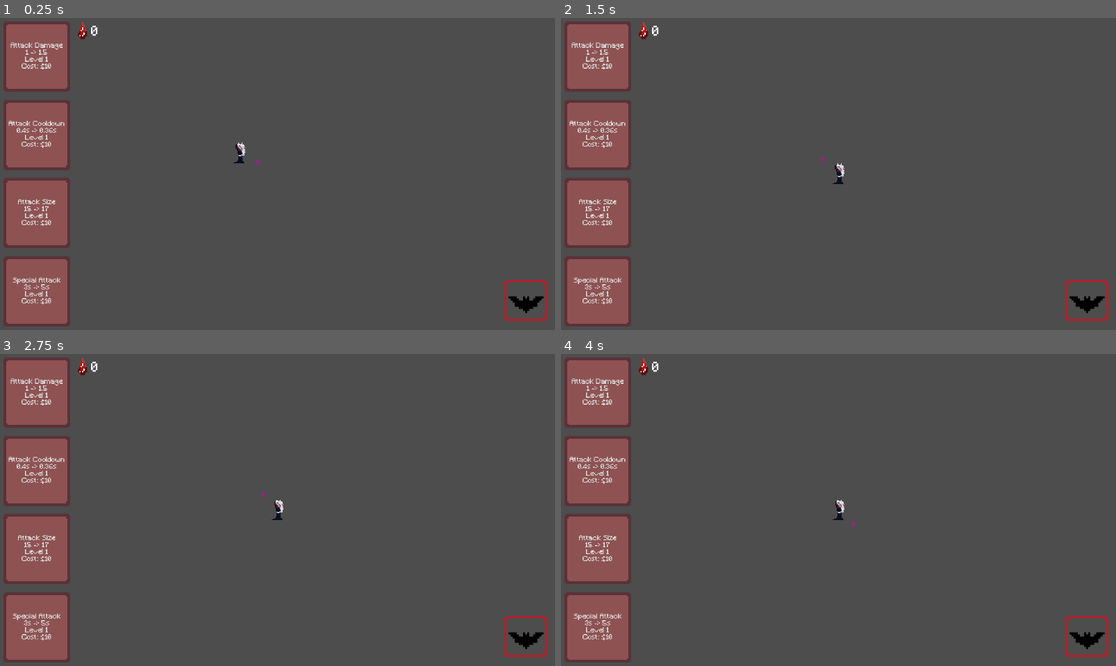
Above: before the commit, frames 1-4 (two rows, left to right).
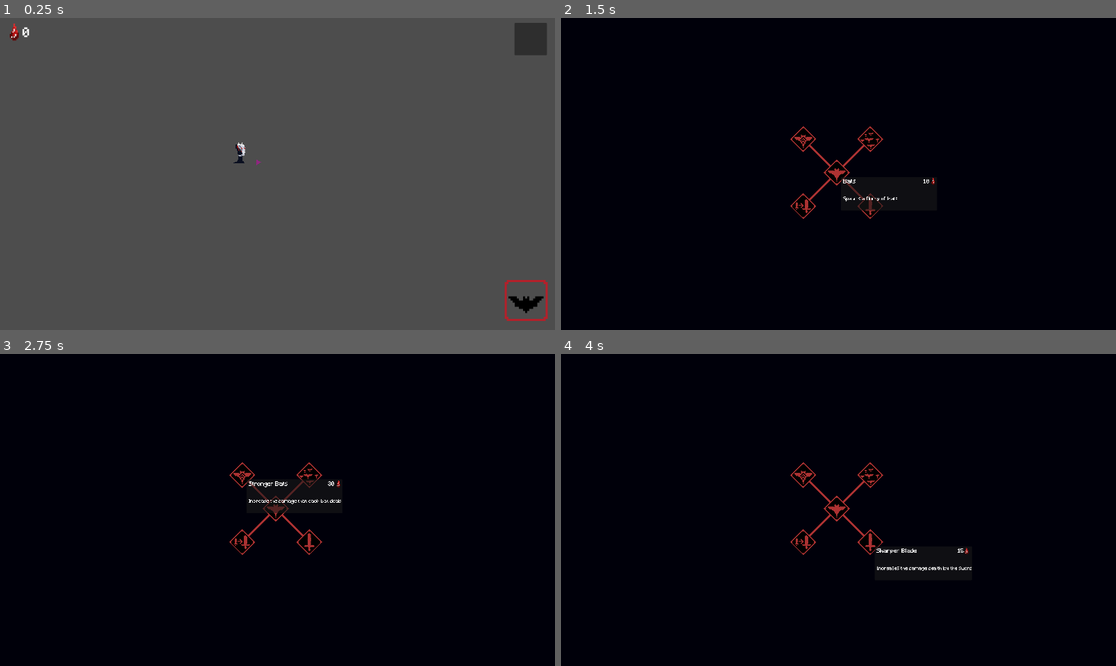
Above: after the commit, the same moments.

Repository: PonderingLoaf/gmtk2026
Game: Godot game, scene res://scenes/game.tscn
Two runs of this game, one before a commit and one after it. Both use one fixed random seed, a clock stepped at 60 frames per second and the inputs below. This scene is started directly instead of the project's main scene.
Inputs (mouse positions are in pixels of both pictures, inside the frame that each line leads up to):
- Up to frame 1 (0.25 s): no input
- Up to frame 2 (1.5 s): click (1093, 39) at 0.52 s; click (838, 174) at 1.27 s
- Up to frame 3 (2.75 s): click (244, 475) at 2.02 s
- Up to frame 4 (4 s): click (871, 475) at 2.77 s; click (871, 541) at 3.52 s

The runs differ from the first frame. In frame 1, 11% of the frame differs, in the area x 0-99%, y 1-99%; in frame 2, 100%, in the area x 0-100%, y 0-100%; in frame 3, 100%; in frame 4, 100%.

Commit message:
skill tree is coming along nicely

Diff:
--- a/line_drawer.gd
+++ b/line_drawer.gd
@@ -1,30 +1,12 @@
-# skill_tree_line_drawer.gd (Attach to the parent node of your SkillNodes)
 extends Control
 
-func _ready() -> void:
-	# Wait one frame so Godot can finish sizing and placing the UI buttons
-	await get_tree().process_frame
-	queue_redraw()
+func update_all_skill_visuals() -> void:
+	_update_nodes_recursive(self)
 
-func _draw() -> void:
-	# Loop through all the skill buttons inside this parent node
-	for child in get_children():
-		if child is SkillNode and child.data:
-			# Look at each requirement for this specific skill
-			for req in child.data.requirements:
-				var parent_node = find_node_by_data(req)
+func _update_nodes_recursive(current_node: Node) -> void:
+	for child in current_node.get_children():
+		if child is SkillNode:
+			child.update_visuals()
 
-				if parent_node:
-					# Calculate centers using LOCAL position, not global_position
-					var start_pos = parent_node.position + (parent_node.size / 2)
-					var end_pos = child.position + (child.size / 2)
-
-					# Draw the line (Line thickness: 5.0)
-					draw_line(start_pos, end_pos, Color.DARK_GRAY, 5.0)
-
-# Helper function to find which UI button holds the target SkillData resource
-func find_node_by_data(target_data: SkillData) -> SkillNode:
-	for child in get_children():
-		if child is SkillNode and child.data == target_data:
-			return child
-	return null
+		if child.get_child_count() > 0:
+			_update_nodes_recursive(child)
--- a/project.godot
+++ b/project.godot
@@ -11,7 +11,7 @@
 [application]
 
 config/name="GMTK Game Jam 2026"
-run/main_scene="uid://byuv1ihi4ap8r"
+run/main_scene="uid://dhahk1ml5u3qh"
 config/features=PackedStringArray("4.7", "Forward Plus")
 config/icon="res://icon.svg"
 
@@ -70,6 +70,12 @@
 , Object(InputEventMouseButton,"resource_local_to_scene":false,"resource_name":"","device":-1,"window_id":0,"alt_presse …(244 unchanged characters)…
 ]
 }
+skill_tree={
+"deadzone": 0.2,
+"events": [Object(InputEventKey,"resource_local_to_scene":false,"resource_name":"","device":-1,"window_id":0,"alt_pressed":false,"shift_pressed":false,"ctrl_pressed":false,"meta_pressed":false,"pressed":false,"keycode":0,"physical_keycode":4194306,"key_label":0,"unicode":0,"location":0,"echo":false,"script":null)
+, Object(InputEventMouseButton,"resource_local_to_scene":false,"resource_name":"","device":-1,"window_id":0,"alt_pressed":false,"shift_pressed":false,"ctrl_pressed":false,"meta_pressed":false,"button_mask":0,"position":Vector2(0, 0),"global_position":Vector2(0, 0),"factor":1.0,"button_index":3,"canceled":false,"pressed":false,"double_click":false,"script":null)
+]
+}
 
 [physics]
 
--- a/scenes/game.tscn
+++ b/scenes/game.tscn
@@ -4,14 +4,11 @@
 [ext_resource type="PackedScene" uid="uid://d2x5x3oyffn21" path="res://scenes/special.tscn" id="2_u5sy4"]
 [ext_resource type="Script" uid="uid://dwcqhipe7qn6a" path="res://scripts/enemy_spawner.gd" id="3_lnu2h"]
 [ext_resource type="FontFile" uid="uid://dyv81mk2dmo4t" path="res://assets/Minecraft.ttf" id="4_kvpfn"]
-[ext_resource type="PackedScene" uid="uid://do6tkw0jytr5m" path="res://scenes/styled_button.tscn" id="5_iywne"]
-[ext_resource type="Script" uid="uid://cp1nlg4n3sjq2" path="res://scripts/attack_cooldown_button.gd" id="5_p57ef"]
-[ext_resource type="Script" uid="uid://f3lualh11goo" path="res://scripts/attack_damage_button.gd" id="6_0tnpc"]
-[ext_resource type="Script" uid="uid://n0i8h802liv2" path="res://scripts/attack_range_button.gd" id="6_p57ef"]
 [ext_resource type="Script" uid="uid://c3eivsdsqpa1b" path="res://scripts/camera_controller.gd" id="8_gee14"]
-[ext_resource type="Script" uid="uid://c34gji3bv435p" path="res://scripts/special_attack_button.gd" id="9_dinhu"]
 [ext_resource type="Texture2D" uid="uid://dmskavrcl8fi6" path="res://assets/blood.png" id="11_kvuet"]
+[ext_resource type="Script" uid="uid://b5gdm6gidovj4" path="res://scenes/toggle_skill_tree.gd" id="13_ir15t"]
 [ext_resource type="Texture2D" uid="uid://b0icxoiwj7fdd" path="res://assets/special-cooldown-spritesheet.png" id="13_kvuet"]
+[ext_resource type="PackedScene" uid="uid://byuv1ihi4ap8r" path="res://skill_tree.tscn" id="13_trtic"]
 
 [sub_resource type="AtlasTexture" id="AtlasTexture_trtic"]
 atlas = ExtResource("13_kvuet")
@@ -140,6 +137,9 @@
 "speed": 1.0
 }]
 
+[sub_resource type="StyleBoxFlat" id="StyleBoxFlat_trtic"]
+bg_color = Color(0, 0, 0.039215688, 1)
+
 [node name="Game" type="Node2D" unique_id=195425760]
 
 [node name="Dracula" parent="." unique_id=914330343 instance=ExtResource("1_uwrxv")]
@@ -160,88 +160,18 @@
 wait_time = 8.0
 autostart = true
 
-[node name="GridContainer" type="GridContainer" parent="Camera2D" unique_id=537651613]
-anchors_preset = 10
-anchor_right = 1.0
-offset_right = 255.99997
-offset_bottom = 1080.0
-grow_horizontal = 2
-size_flags_horizontal = 3
-size_flags_vertical = 3
-offset_transform_enabled = true
-
-[node name="MarginContainer" type="MarginContainer" parent="Camera2D/GridContainer" unique_id=1288087678]
-layout_mode = 2
-size_flags_horizontal = 3
-size_flags_vertical = 3
-theme_override_constants/margin_left = 12
-theme_override_constants/margin_top = 12
-theme_override_constants/margin_right = 12
-theme_override_constants/margin_bottom = 12
-
-[node name="Damage" parent="Camera2D/GridContainer/MarginContainer" unique_id=1227806314 instance=ExtResource("5_iywne")]
-layout_mode = 2
-size_flags_horizontal = 3
-size_flags_vertical = 3
-script = ExtResource("6_0tnpc")
-
-[node name="MarginContainer2" type="MarginContainer" parent="Camera2D/GridContainer" unique_id=431745801]
-layout_mode = 2
-size_flags_horizontal = 3
-size_flags_vertical = 3
-theme_override_constants/margin_left = 12
-theme_override_constants/margin_top = 12
-theme_override_constants/margin_right = 12
-theme_override_constants/margin_bottom = 12
-
-[node name="Cooldown" parent="Camera2D/GridContainer/MarginContainer2" unique_id=419780624 instance=ExtResource("5_iywne")]
-layout_mode = 2
-size_flags_horizontal = 3
-size_flags_vertical = 3
-script = ExtResource("5_p57ef")
-
-[node name="MarginContainer3" type="MarginContainer" parent="Camera2D/GridContainer" unique_id=1115023914]
-layout_mode = 2
-size_flags_horizontal = 3
-size_flags_vertical = 3
-theme_override_constants/margin_left = 12
-theme_override_constants/margin_top = 12
-theme_override_constants/margin_right = 12
-theme_override_constants/margin_bottom = 12
-
-[node name="Ranged" parent="Camera2D/GridContainer/MarginContainer3" unique_id=1958966978 instance=ExtResource("5_iywne")]
-layout_mode = 2
-size_flags_horizontal = 3
-size_flags_vertical = 3
-script = ExtResource("6_p57ef")
-
-[node name="MarginContainer4" type="MarginContainer" parent="Camera2D/GridContainer" unique_id=1861578805]
-layout_mode = 2
-size_flags_horizontal = 3
-size_flags_vertical = 3
-theme_override_constants/margin_left = 12
-theme_override_constants/margin_top = 12
-theme_override_constants/margin_right = 12
-theme_override_constants/margin_bottom = 12
-
-[node name="Special" parent="Camera2D/GridContainer/MarginContainer4" unique_id=1713024301 instance=ExtResource("5_iywne")]
-layout_mode = 2
-size_flags_horizontal = 3
-size_flags_vertical = 3
-script = ExtResource("9_dinhu")
-
 [node name="Label" type="Label" parent="Camera2D" unique_id=944597020]
 anchors_preset = -1
-offset_left = 314.0
-offset_top = 27.0
-offset_right = 464.0
-offset_bottom = 73.0
+offset_left = 77.75
+offset_top = 31.750004
+offset_right = 227.75
+offset_bottom = 77.75
 theme_override_fonts/font = ExtResource("4_kvpfn")
 theme_override_font_sizes/font_size = 45
 text = "0"
 
 [node name="Blood" type="Sprite2D" parent="Camera2D" unique_id=969161753]
-position = Vector2(288, 46)
+position = Vector2(51.75, 50.750004)
 scale = Vector2(4.4687505, 4.4687505)
 texture = ExtResource("11_kvuet")
 
@@ -255,8 +185,25 @@
 wait_time = 16.0
 one_shot = true
 
+[node name="Panel" type="Panel" parent="Camera2D" unique_id=888299556]
+process_mode = 3
+visible = false
+z_index = 500
+offset_right = 1920.0
+offset_bottom = 1080.0
+theme_override_styles/panel = SubResource("StyleBoxFlat_trtic")
+script = ExtResource("13_ir15t")
+
+[node name="SkillTree" parent="Camera2D/Panel" unique_id=798146474 instance=ExtResource("13_trtic")]
+z_index = 1000
+layout_mode = 1
+
+[node name="Button" type="Button" parent="Camera2D" unique_id=223213088]
+process_mode = 3
+offset_left = 1780.0
+offset_top = 17.0
+offset_right = 1892.0
+offset_bottom = 129.0
+
 [connection signal="timeout" from="Camera2D/GameManager/Timer" to="Camera2D/GameManager" method="_on_timer_timeout"]
-[connection signal="pressed" from="Camera2D/GridContainer/MarginContainer/Damage" to="Camera2D/GridContainer/MarginContainer/Damage" method="_on_pressed"]
-[connection signal="pressed" from="Camera2D/GridContainer/MarginContainer2/Cooldown" to="Camera2D/GridContainer/MarginContainer2/Cooldown" method="_on_pressed"]
-[connection signal="pressed" from="Camera2D/GridContainer/MarginContainer3/Ranged" to="Camera2D/GridContainer/MarginContainer3/Ranged" method="_on_pressed"]
-[connection signal="pressed" from="Camera2D/GridContainer/MarginContainer4/Special" to="Camera2D/GridContainer/MarginContainer4/Special" method="_on_pressed"]
+[connection signal="pressed" from="Camera2D/Button" to="Camera2D/Panel" method="_on_button_pressed"]
--- /dev/null
+++ b/scenes/toggle_skill_tree.gd
@@ -0,0 +1,20 @@
+extends Panel
+@onready var skill_tree: Control = $SkillTree
+
+func _ready() -> void:
+	hide()
+
+func _input(event: InputEvent) -> void:
+	if event.is_action_pressed("skill_tree"):
+		toggle()
+
+
+func _on_button_pressed() -> void:
+	toggle()
+
+func toggle():
+	print("Pausing")
+	var paused = get_tree().paused
+	visible = not paused
+	get_tree().paused = not paused
+	skill_tree.update_all_skill_visuals()
--- a/scripts/attack_cooldown_button.gd
+++ /dev/null
@@ -1,24 +0,0 @@
-extends Button
-
-@onready var game_manager: Node = %GameManager
-@onready var dracula: CharacterBody2D = %Dracula
-
-var cooldowns = [0.4, 0.36, 0.32, 0.29, 0.26, 0.23, 0.2, 0.18, 0.16, 0.14]
-var costs = [10, 25, 50, 100, 200, 300, 450, 750]
-var level = 0
-
-func _ready() -> void:
-	update()
-
-# Reformats the button display
-func update():
-	text = "Attack Cooldown\n" + str(cooldowns[level]) + "s -> " + str(cooldowns[level + 1]) + "s\nLevel " + str(level + 1) + "\nCost: $" + str(costs[level])
-
-func _on_pressed() -> void:
-	if game_manager.score >= costs[level]: # checks if you can afford the upgrade
-		game_manager.score -= costs[level]
-		game_manager.update_label() # update the blood display
-		level += 1
-		dracula.attack_cooldown = cooldowns[level] # updates dracula's attack cooldown
-		dracula.update_cooldown_timer() # updates dracula's timer node to the new cooldown time
-		update()
--- a/scripts/attack_damage_button.gd
+++ /dev/null
@@ -1,22 +0,0 @@
-extends Button
-
-@onready var game_manager: Node = %GameManager
-@onready var dracula: CharacterBody2D = %Dracula
-
-var damages = [1, 1.5, 2, 2.5, 3, 4, 5, 6.5, 8, 10]
-var costs = [10, 25, 50, 100, 200, 300, 450, 750]
-var level = 0
-
-func _ready() -> void:
-	update()
-
-func update():
-	text = "Attack Damage\n" + str(damages[level]) + " -> " + str(damages[level + 1]) + "\nLevel " + str(level + 1) + "\nCost: $" + str(costs[level])
-
-func _on_pressed() -> void:
-	if game_manager.score >= costs[level]:
-		game_manager.score -= costs[level]
-		game_manager.update_label()
-		level += 1
-		dracula.attack_damage = damages[level]
-		update()
--- a/scripts/attack_range_button.gd
+++ /dev/null
@@ -1,22 +0,0 @@
-extends Button
-
-@onready var game_manager: Node = %GameManager
-@onready var dracula: CharacterBody2D = %Dracula
-
-var sizes = [15, 17, 19, 22, 25, 28, 21, 35, 39, 45]
-var costs = [10, 25, 50, 100, 200, 300, 450, 750]
-var level = 0
-
-func _ready() -> void:
-	update()
-
-func update():
-	text = "Attack Size\n" + str(sizes[level]) + " -> " + str(sizes[level + 1]) + "\nLevel " + str(level + 1) + "\nCost: $" + str(costs[level])
-
-func _on_pressed() -> void:
-	if game_manager.score >= costs[level]:
-		game_manager.score -= costs[level]
-		game_manager.update_label()
-		level += 1
-		dracula.attack_size = sizes[level]
-		update()
--- a/scripts/dracula.gd
+++ b/scripts/dracula.gd
@@ -21,8 +21,9 @@
 @export var attack_cooldown = 0.4
 @export var attack_size = 10
 
-@export var special_bat_count = 3
-@export var special_bat_damage = 2
+@export var bats_unlocked = false
+@export var bat_count = 3
+@export var bat_damage = 2
 
 func update_cooldown_timer():
 	timer.wait_time = attack_cooldown
@@ -32,10 +33,11 @@
 
 func _process(delta: float) -> void:
 	if Input.is_action_just_pressed("action2") and special_timer.is_stopped():
-		special.activate(special_bat_count, special_bat_damage)
-		special_timer.start()
-		animated_sprite_2d.frame = 0
-		animated_sprite_2d.play()
+		if bats_unlocked:
+			special.activate(bat_count, bat_damage)
+			special_timer.start()
+			animated_sprite_2d.frame = 0
+			animated_sprite_2d.play()
 
 	mouse_pos = get_local_mouse_position()
 
--- a/scripts/enemy_spawner.gd
+++ b/scripts/enemy_spawner.gd
@@ -11,6 +11,12 @@
 
 var score: int = 0;
 
+func can_afford(amount: int) -> bool:
+	if score >= amount:
+		return true
+	else:
+		return false
+
 func _on_timer_timeout() -> void:
 	var wave = randf_range(0, difficulty)
 	if wave > 5:
@@ -23,6 +29,10 @@
 
 func increase_score() -> void:
 	score += 1
+	update_label()
+
+func decrease_score(amount: int):
+	score -= amount
 	update_label()
 
 func update_label():
--- a/scripts/special_attack_button.gd
+++ /dev/null
@@ -1,25 +0,0 @@
-extends Button
-
-@onready var game_manager: Node = %GameManager
-@onready var dracula: CharacterBody2D = %Dracula
-
-var bats = [3, 5, 9, 12, 15, 20, 25, 30, 35, 40]
-var damages = [2, 3, 5, 7, 10, 14, 18, 24, 30, 40]
-var costs = [10, 25, 50, 100, 200, 300, 450, 750]
-var level = 0
-
-func _ready() -> void:
-	update()
-
-# Reformats the button display
-func update():
-	text = "Special Attack\n" + str(bats[level]) + "s -> " + str(bats[level + 1]) + "s\nLevel " + str(level + 1) + "\nCost: $" + str(costs[level])
-
-func _on_pressed() -> void:
-	if game_manager.score >= costs[level]: # checks if you can afford the upgrade
-		game_manager.score -= costs[level]
-		game_manager.update_label() # update the blood display
-		level += 1
-		dracula.special_bat_count = bats[level] # updates dracula's attack cooldown
-		dracula.special_bat_damage = damages[level] # updates dracula's attack cooldown
-		update()
--- a/skill_data.gd
+++ b/skill_data.gd
@@ -9,3 +9,4 @@
 @export var requirements: Array[SkillData] = []
 @export var stat_changes: Dictionary = {}
 @export var is_unlocked: bool = false
+@export var blood_price: int = 0
--- a/skill_node.gd
+++ b/skill_node.gd
@@ -4,12 +4,13 @@
 @export var data: SkillData
 @export var tooltip_node: Control
 @onready var line: Line2D = $Line
+@onready var dracula: CharacterBody2D = get_node("/root/Game/Dracula")
+@onready var game_manager: Node = get_node("/root/Game/Camera2D/GameManager")
 
 func _ready() -> void:
 	pressed.connect(_on_pressed)
 	mouse_entered.connect(_on_mouse_entered)
 	mouse_exited.connect(_on_mouse_exited)
-
 
 	add_to_group("skill_tree_nodes")
 
@@ -34,23 +35,43 @@
 
 func _on_pressed() -> void:
 	if can_afford_and_meet_requirements():
+		game_manager.decrease_score(data.blood_price)
 		data.is_unlocked = true
 		apply_stat_changes()
 		update_visuals()
-		get_tree().call_group("skill_tree_nodes", "update_visuals") # Refresh all nodes
+		get_tree().call_group("skill_tree_nodes", "update_visuals")
 
 func can_afford_and_meet_requirements() -> bool:
 	for req in data.requirements:
 		if not req.is_unlocked:
 			return false
-	return true
+
+	if game_manager.can_afford(data.blood_price + 1):
+		return true
+	else:
+		return false
 
 func apply_stat_changes() -> void:
-	pass
+	handle_skill_changes(data.stat_changes)
+
+func handle_skill_changes(changes: Dictionary):
+	for change in changes:
+		var value = changes[change]
+		if change == "bats_unlocked":
+			dracula.bats_unlocked = value
+		elif change == "bat_count":
+			dracula.bat_count += value
+		elif change == "bat_damage":
+			dracula.bat_damage += value
+		elif change == "sword_damage":
+			dracula.attack_damage += value
+		elif change == "sword_size":
+			dracula.attack_size += value
+
 
 func _on_mouse_entered() -> void:
 	if data and tooltip_node:
-		tooltip_node.display_skill(data.skill_name, data.description)
+		tooltip_node.display_skill(data.skill_name, data.description, data.blood_price)
 		tooltip_node.show()
 
 func _on_mouse_exited() -> void:
--- a/skill_tooltip.gd
+++ b/skill_tooltip.gd
@@ -2,10 +2,12 @@
 
 @onready var title_label: Label = $VBoxContainer/HBoxContainer/MarginContainer2/Title
 @onready var desc_label: Label = $VBoxContainer/MarginContainer2/Description
+@onready var cost_label: Label = $VBoxContainer/HBoxContainer/MarginContainer/Cost
 
-func display_skill(skill_name: String, description: String) -> void:
+func display_skill(skill_name: String, description: String, blood_price: int) -> void:
 	title_label.text = skill_name
 	desc_label.text = description
+	cost_label.text = str(blood_price)
 
 func _process(_delta: float) -> void:
 	global_position = get_global_mouse_position() + Vector2(15, 15)
--- a/skill_tree.tscn
+++ b/skill_tree.tscn
@@ -9,6 +9,10 @@
 [ext_resource type="PackedScene" uid="uid://8pa2n27v2h6h" path="res://skill_tooltip.tscn" id="6_feiep"]
 [ext_resource type="Texture2D" uid="uid://dqp76cycb7sfg" path="res://assets/skill_tree_icons/can_buy/bat_count.png" id="7_6mqne"]
 [ext_resource type="Resource" uid="uid://cjtrth4ed82qx" path="res://skill_tree_nodes/bat_count_1.tres" id="7_87dja"]
+[ext_resource type="Texture2D" uid="uid://c0y0omwjo300m" path="res://assets/skill_tree_icons/can_buy/sword_damage.png" id="9_3pve4"]
+[ext_resource type="Resource" uid="uid://cl01jrowfednt" path="res://skill_tree_nodes/attack_damage_1.tres" id="10_jrb25"]
+[ext_resource type="Texture2D" uid="uid://dh1rw24yxuleb" path="res://assets/skill_tree_icons/can_buy/sword_size.png" id="11_sdnbj"]
+[ext_resource type="Resource" uid="uid://ncus7e5dateq" path="res://skill_tree_nodes/attack_size_1.tres" id="12_46aa3"]
 
 [node name="SkillTree" type="Control" unique_id=798146474]
 layout_mode = 3
@@ -63,6 +67,38 @@
 points = PackedVector2Array(32, 32, 32, -132)
 width = 5.44
 
+[node name="Sword_Damage_1" parent="Bat_Special" unique_id=1844038437 node_paths=PackedStringArray("tooltip_node") instance=ExtResource("1_fmctd")]
+layout_mode = 0
+offset_left = 164.0
+offset_right = 227.99998
+offset_bottom = 64.0
+texture_normal = ExtResource("9_3pve4")
+stretch_mode = 0
+data = ExtResource("10_jrb25")
+tooltip_node = NodePath("../../Skill_Tooltip")
+
+[node name="Line" type="Line2D" parent="Bat_Special/Sword_Damage_1" unique_id=605657935]
+z_index = -3
+position = Vector2(0, 164.00003)
+points = PackedVector2Array(-132, -132, 32, -132)
+width = 5.44
+
+[node name="Sword_Size_1" parent="Bat_Special" unique_id=320397450 node_paths=PackedStringArray("tooltip_node") instance=ExtResource("1_fmctd")]
+layout_mode = 0
+offset_top = 164.0
+offset_right = 63.999985
+offset_bottom = 228.0
+texture_normal = ExtResource("11_sdnbj")
+stretch_mode = 0
+data = ExtResource("12_46aa3")
+tooltip_node = NodePath("../../Skill_Tooltip")
+
+[node name="Line" type="Line2D" parent="Bat_Special/Sword_Size_1" unique_id=2062983044]
+z_index = -3
+position = Vector2(0, 164.00003)
+points = PackedVector2Array(32, -300, 32, -132)
+width = 5.44
+
 [node name="Skill_Tooltip" parent="." unique_id=1288258643 instance=ExtResource("6_feiep")]
 visible = false
 layout_mode = 0
--- /dev/null
+++ b/skill_tree_nodes/attack_damage_1.tres
@@ -0,0 +1,21 @@
+[gd_resource type="Resource" script_class="SkillData" format=3 uid="uid://cl01jrowfednt"]
+
+[ext_resource type="Script" uid="uid://rpk1yuwxtc1u" path="res://skill_data.gd" id="1_3cprq"]
+[ext_resource type="Texture2D" uid="uid://c0y0omwjo300m" path="res://assets/skill_tree_icons/can_buy/sword_damage.png" id="1_wrm7t"]
+[ext_resource type="Texture2D" uid="uid://c4oragq0hg5vi" path="res://assets/skill_tree_icons/cannot_buy/sword_damage.png" id="2_wui1n"]
+[ext_resource type="Resource" uid="uid://cnj5q815j64y3" path="res://skill_tree_nodes/bat_special.tres" id="4_um2h2"]
+[ext_resource type="Texture2D" uid="uid://cshx1so644j2v" path="res://assets/skill_tree_icons/bought/sword_damage.png" id="5_6gn8u"]
+
+[resource]
+script = ExtResource("1_3cprq")
+skill_name = "Sharper Blade"
+description = "Increases the damage dealth by the sword"
+cannot_buy_texture = ExtResource("2_wui1n")
+can_buy_texture = ExtResource("1_wrm7t")
+unlocked_texture = ExtResource("5_6gn8u")
+requirements = Array[ExtResource("1_3cprq")]([ExtResource("4_um2h2")])
+stat_changes = {
+"sword_damage": 0.5
+}
+blood_price = 15
+metadata/_custom_type_script = "uid://rpk1yuwxtc1u"
--- /dev/null
+++ b/skill_tree_nodes/attack_size_1.tres
@@ -0,0 +1,21 @@
+[gd_resource type="Resource" script_class="SkillData" format=3 uid="uid://ncus7e5dateq"]
+
+[ext_resource type="Texture2D" uid="uid://dh1rw24yxuleb" path="res://assets/skill_tree_icons/can_buy/sword_size.png" id="1_xog3q"]
+[ext_resource type="Texture2D" uid="uid://cnitkky7jaswt" path="res://assets/skill_tree_icons/cannot_buy/sword_size.png" id="2_dsn0j"]
+[ext_resource type="Script" uid="uid://rpk1yuwxtc1u" path="res://skill_data.gd" id="3_0faix"]
+[ext_resource type="Resource" uid="uid://cnj5q815j64y3" path="res://skill_tree_nodes/bat_special.tres" id="4_8ko1b"]
+[ext_resource type="Texture2D" uid="uid://ceqnxrtt4x2cj" path="res://assets/skill_tree_icons/bought/sword_size.png" id="5_j88se"]
+
+[resource]
+script = ExtResource("3_0faix")
+skill_name = "Larger Weild"
+description = "Increase the size of your weapon"
+cannot_buy_texture = ExtResource("2_dsn0j")
+can_buy_texture = ExtResource("1_xog3q")
+unlocked_texture = ExtResource("5_j88se")
+requirements = Array[ExtResource("3_0faix")]([ExtResource("4_8ko1b")])
+stat_changes = {
+"attack_size": 3
+}
+blood_price = 20
+metadata/_custom_type_script = "uid://rpk1yuwxtc1u"
--- a/skill_tree_nodes/bat_count_1.tres
+++ b/skill_tree_nodes/bat_count_1.tres
@@ -14,4 +14,8 @@
 can_buy_texture = ExtResource("1_2q8wi")
 unlocked_texture = ExtResource("4_i7nik")
 requirements = Array[ExtResource("1_x51p0")]([ExtResource("4_dg7eo")])
+stat_changes = {
+"bat_count": 3
+}
+blood_price = 45
 metadata/_custom_type_script = "uid://rpk1yuwxtc1u"
--- a/skill_tree_nodes/bat_damage_1.tres
+++ b/skill_tree_nodes/bat_damage_1.tres
@@ -9,9 +9,13 @@
 [resource]
 script = ExtResource("1_uq341")
 skill_name = "Stronger Bats"
-description = "Bat Damage 2 -> 5"
+description = "Increase the damage that each bat deals"
 cannot_buy_texture = ExtResource("2_lx0mr")
 can_buy_texture = ExtResource("1_ryfq2")
 unlocked_texture = ExtResource("4_761co")
 requirements = Array[ExtResource("1_uq341")]([ExtResource("4_lx0mr")])
+stat_changes = {
+"bat_damage": 3
+}
+blood_price = 30
 metadata/_custom_type_script = "uid://rpk1yuwxtc1u"
--- a/skill_tree_nodes/bat_special.tres
+++ b/skill_tree_nodes/bat_special.tres
@@ -3,7 +3,7 @@
 [ext_resource type="Script" uid="uid://rpk1yuwxtc1u" path="res://skill_data.gd" id="1_hg6qx"]
 [ext_resource type="Texture2D" uid="uid://yktio1s1mitv" path="res://assets/skill_tree_icons/can_buy/bat_special.png" id="1_p7ey3"]
 [ext_resource type="Texture2D" uid="uid://b4fgrjp88mbo0" path="res://assets/skill_tree_icons/cannot_buy/bat_special.png" id="2_d0fwh"]
-[ext_resource type="Texture2D" uid="uid://bc8lmxdpsst2m" path="res://assets/skill_tree_icons/bought/bat_specialt.png" id="4_3v45t"]
+[ext_resource type="Texture2D" uid="uid://bc8lmxdpsst2m" path="res://assets/skill_tree_icons/bought/bat_special.png" id="3_yje12"]
 
 [resource]
 script = ExtResource("1_hg6qx")
@@ -11,5 +11,9 @@
 description = "Spawns a flurry of bats"
 cannot_buy_texture = ExtResource("2_d0fwh")
 can_buy_texture = ExtResource("1_p7ey3")
-unlocked_texture = ExtResource("4_3v45t")
+unlocked_texture = ExtResource("3_yje12")
+stat_changes = {
+"bats_unlocked": true
+}
+blood_price = 10
 metadata/_custom_type_script = "uid://rpk1yuwxtc1u"
Binary file added: assets/skill_tree_icons/bought/attack_cooldown.png
Not shown, added: assets/skill_tree_icons/bought/attack_cooldown.png.import
Renamed: assets/skill_tree_icons/bought/bat_specialt.png -> assets/skill_tree_icons/bought/bat_special.png
Not shown, added: assets/skill_tree_icons/bought/bat_special.png.import
Binary file added: assets/skill_tree_icons/bought/sword_damage.png
Not shown, added: assets/skill_tree_icons/bought/sword_damage.png.import
Binary file added: assets/skill_tree_icons/bought/sword_size.png
Not shown, changed: assets/skill_tree_icons/bought/sword_size.png.import
Binary file added: assets/skill_tree_icons/can_buy/attack_cooldown.png
Not shown, added: assets/skill_tree_icons/can_buy/attack_cooldown.png.import
Binary file added: assets/skill_tree_icons/can_buy/sword_damage.png
Not shown, added: assets/skill_tree_icons/can_buy/sword_damage.png.import
(and 14 more such lines)
